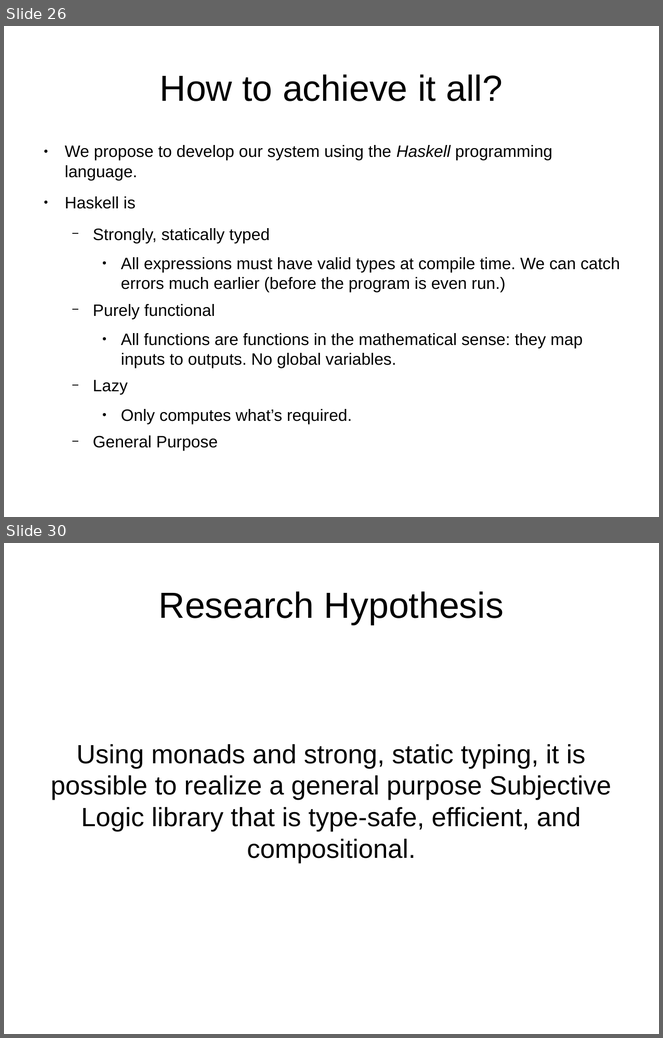
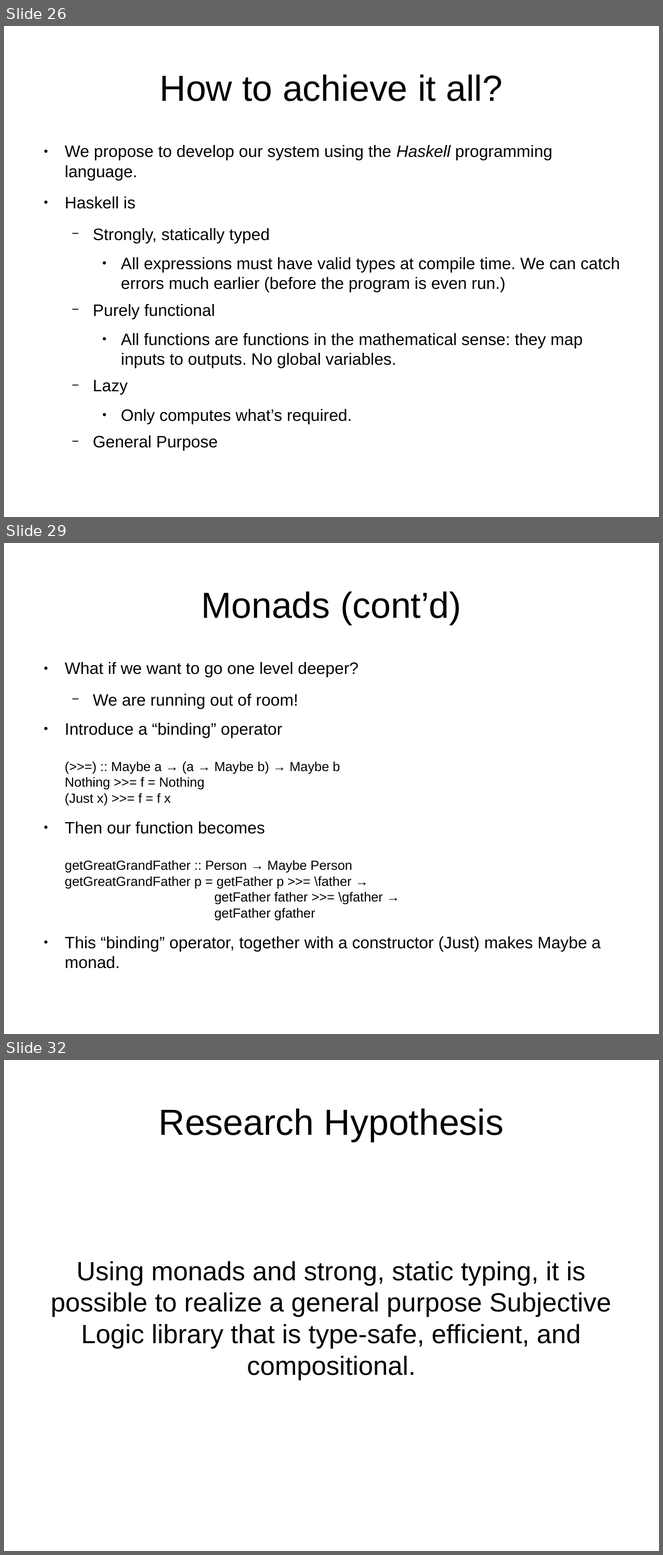
Before and after one commit to bstamour/SLHS, a slide deck: docs/proposal-from-bob.odp. Shown one above the other, each under a label of ours: slides 26 and 30 before the commit, slides 26, 29 and 32 after it; the slides between them are not shown. The pictures are 663x1038 and 663x1555 pixels, drawn with LibreOffice and Linux fonts; fonts in the diff are those of the drawing. Boxes give left, top, right and bottom in pixels: in the first picture for what was removed or moved away, otherwise in the second. Text is boxed around its words. In the diff, an @@ line names an element or a change of style, - is before the commit and + after.

Commit message:
monad section

```diff
--- a/docs/proposal-from-bob.odp
+++ b/docs/proposal-from-bob.odp
@@ slide 29 added at [4, 543, 659, 1034], background #FFFFFF @@
@@ title added at [201, 591, 462, 625], 44 pt, text #000000 @@
+Monads (cont’d)
@@ text added at [65, 662, 601, 952], 16 pt, text #000000 @@
+● What if we want to go one level deeper?
+  − We are running out of room!
+● Introduce a “binding” operator
+  (>>=) :: Maybe a → (a → Maybe b) → Maybe b
+  Nothing >>= f = Nothing
+  (Just x) >>= f = f x
+● Then our function becomes
+  getGreatGrandFather :: Person → Maybe Person
+  getGreatGrandFather p = getFather p >>= \father →
+  getFather father >>= \gfather →
+  getFather gfather
+● This “binding” operator, together with a constructor (Just) makes Maybe a monad.
@@ what was slide 30 is now slide 32 @@
```
Also in this commit, not shown: 2 slides changed, 2 other slides added, 1 slide removed.
